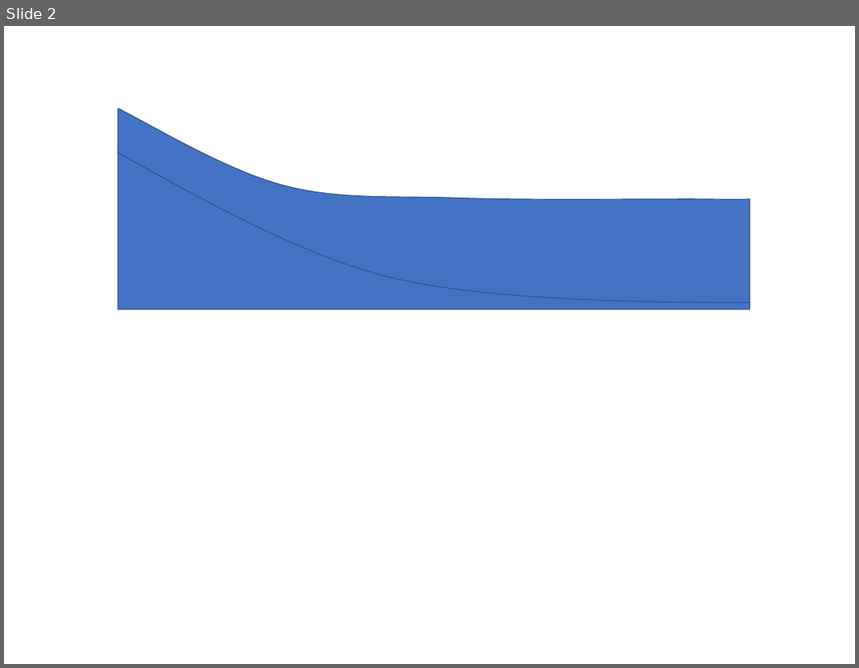
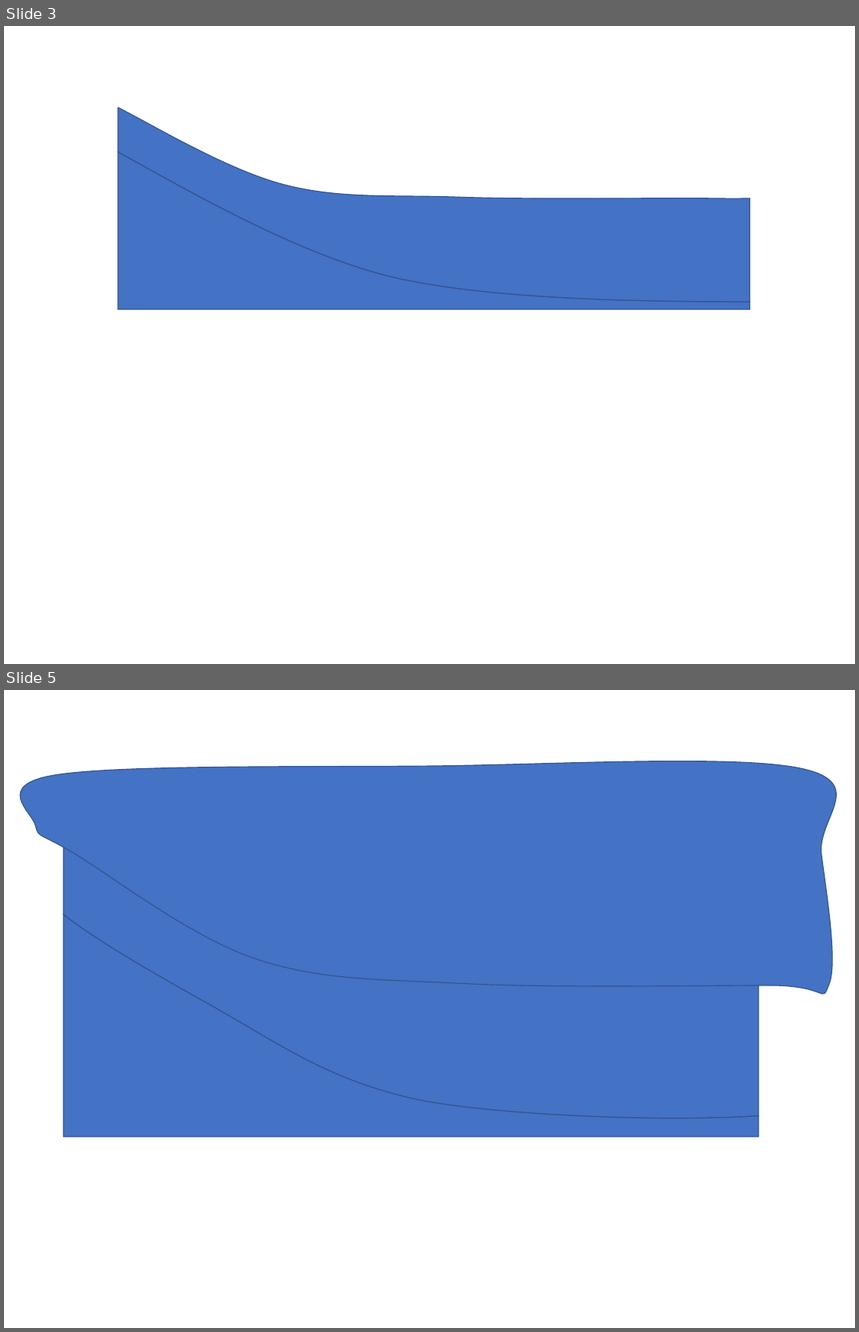
Before and after one commit to guerrero-fj/my-website, a slide deck: assets/alsea_slides_fg_web.pptx. Shown one above the other, each under a label of ours: slide 2 before the commit, slides 3 and 5 after it; the slides between them are not shown. The pictures are 859x668 and 859x1332 pixels, drawn with LibreOffice and Linux fonts; fonts in the diff are those of the drawing. Boxes give left, top, right and bottom in pixels: in the first picture for what was removed or moved away, otherwise in the second. Text is boxed around its words. In the diff, an @@ line names an element or a change of style, - is before the commit and + after.

```diff
--- a/assets/alsea_slides_fg_web.pptx
+++ b/assets/alsea_slides_fg_web.pptx
@@ slide 5 added at (x1=4, y1=690, x2=855, y2=1328), background #FFFFFF @@
@@ freeform shape added at (x1=20, y1=761, x2=837, y2=994), fill #4472C4, outline #325491 1 pt @@
@@ freeform shape added at (x1=63, y1=847, x2=759, y2=1119), fill #4472C4, outline #325491 1 pt @@
@@ freeform shape added at (x1=63, y1=915, x2=759, y2=1137), fill #4472C4, outline #325491 1 pt @@
@@ what was slide 2 is now slide 3 @@
@@ slide 3 changed as well @@
@@ freeform shape at (x1=118, y1=108, x2=750, y2=302): outline redrawn @@
```
Also in this commit, not shown: 1 other slide changed, 5 other slides added, 1 other file.
